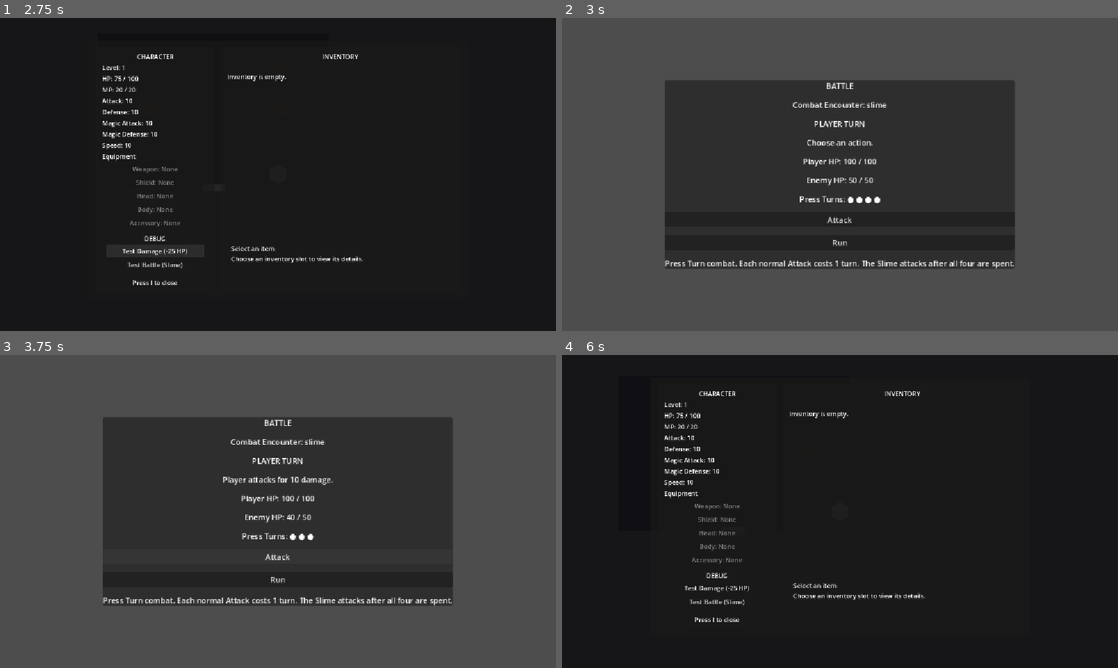
Above: before the commit, frames 1-4 (two rows, left to right).
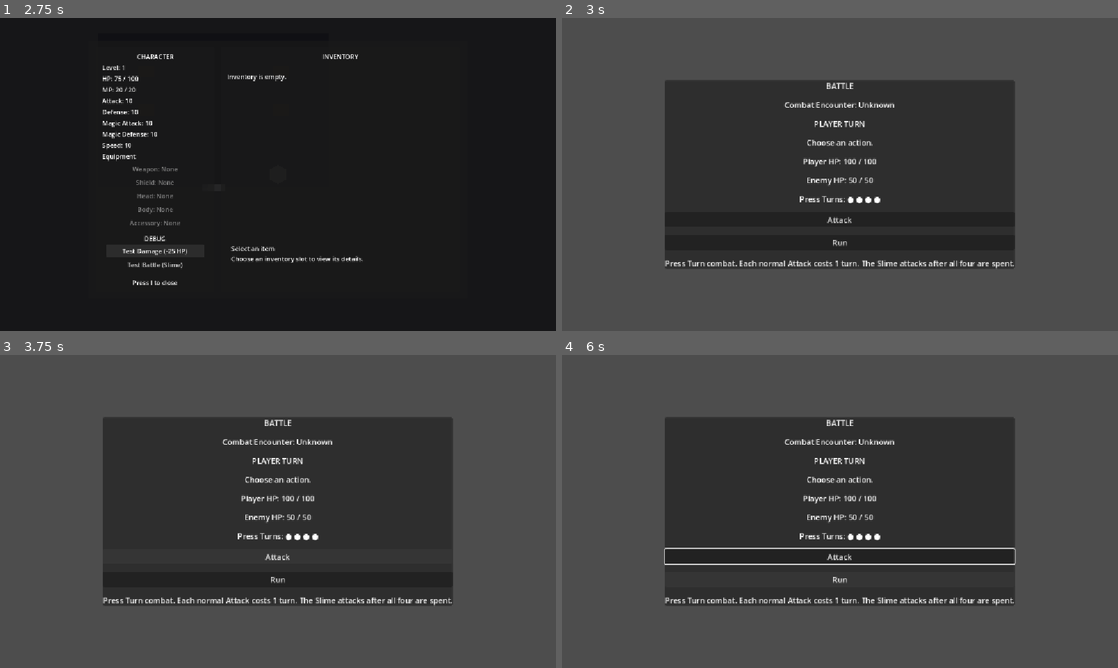
Above: after the commit, the same moments.

Repository: salexume94-pixel/Scripts
Game: Godot game, scene res://scenes/World.tscn
Same seed, same stepped clock (60 frames per second), same inputs: the game is played once before the commit and once after it.
Inputs:
- Up to frame 1 (2.75 s): tap Enter at 0.5 s; hold Right (ui_right) 0.53-1.28 s; tap E at 0.6 s; hold Down (ui_down) 1.28-2 s; tap I at 1.35 s; click "Test Damage (-25 HP)" at 2 s
- Up to frame 2 (3 s): click "Test Battle (Slime)" at 2.75 s
- Up to frame 3 (3.75 s): click "Attack" at 3.5 s
- Up to frame 4 (6 s): click "Run" at 4.25 s; tap Space at 5 s; hold Right (ui_right) 5.03-5.78 s; tap E at 5.1 s; tap Enter at 5.75 s; hold Up (ui_up) from 5.78 s (still down); tap I at 5.85 s

Frame 1 is identical in both runs. In frame 2, 0.2% of the frame differs, in the area x 40-60%, y 26-29%; in frame 3, 0.7%; in frame 4, 69%, in the area x 0-100%, y 0-100%.
Error after the commit: Parse Error: Identifier "action_name" not declared in the current scope. (res://combat/battle.gd:47)

Commit message:
Display selected enemy action

Diff:
--- a/combat/battle.gd
+++ b/combat/battle.gd
@@ -42,10 +42,11 @@
 	# Show the enemy result and refresh controls after the enemy turn completes.
 	var action_label := get_node_or_null("CenterContainer/Panel/VBoxContainer/ActionLabel")
 	if action_label != null:
-		if CombatManager.is_defeat():
-			action_label.text = "Enemy attacks for %d damage. Player defeated." % damage
-		else:
-			action_label.text = "Enemy attacks for %d damage. Player turn." % damage
+		var action_name := CombatManager.get_last_enemy_action_name()
+	if CombatManager.is_defeat():
+		action_label.text = "%s attacks for %d damage. Player defeated." % [action_name, damage]
+	else:
+		action_label.text = "%s attacks for %d damage. Player turn." % [action_name, damage]
 	_update_player_hp_display()
 	_update_press_turn_display()
 	_update_combat_controls()
